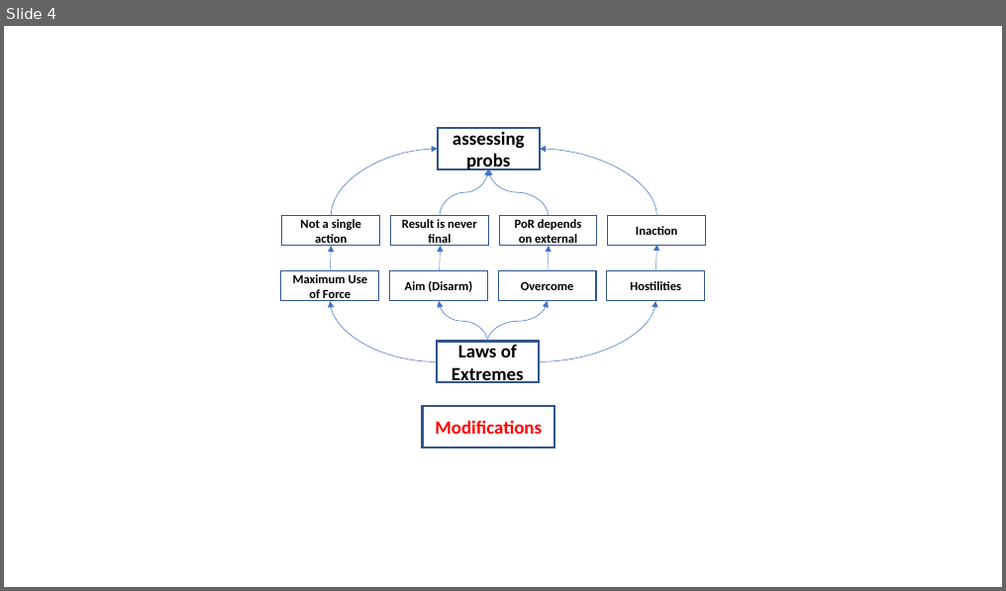
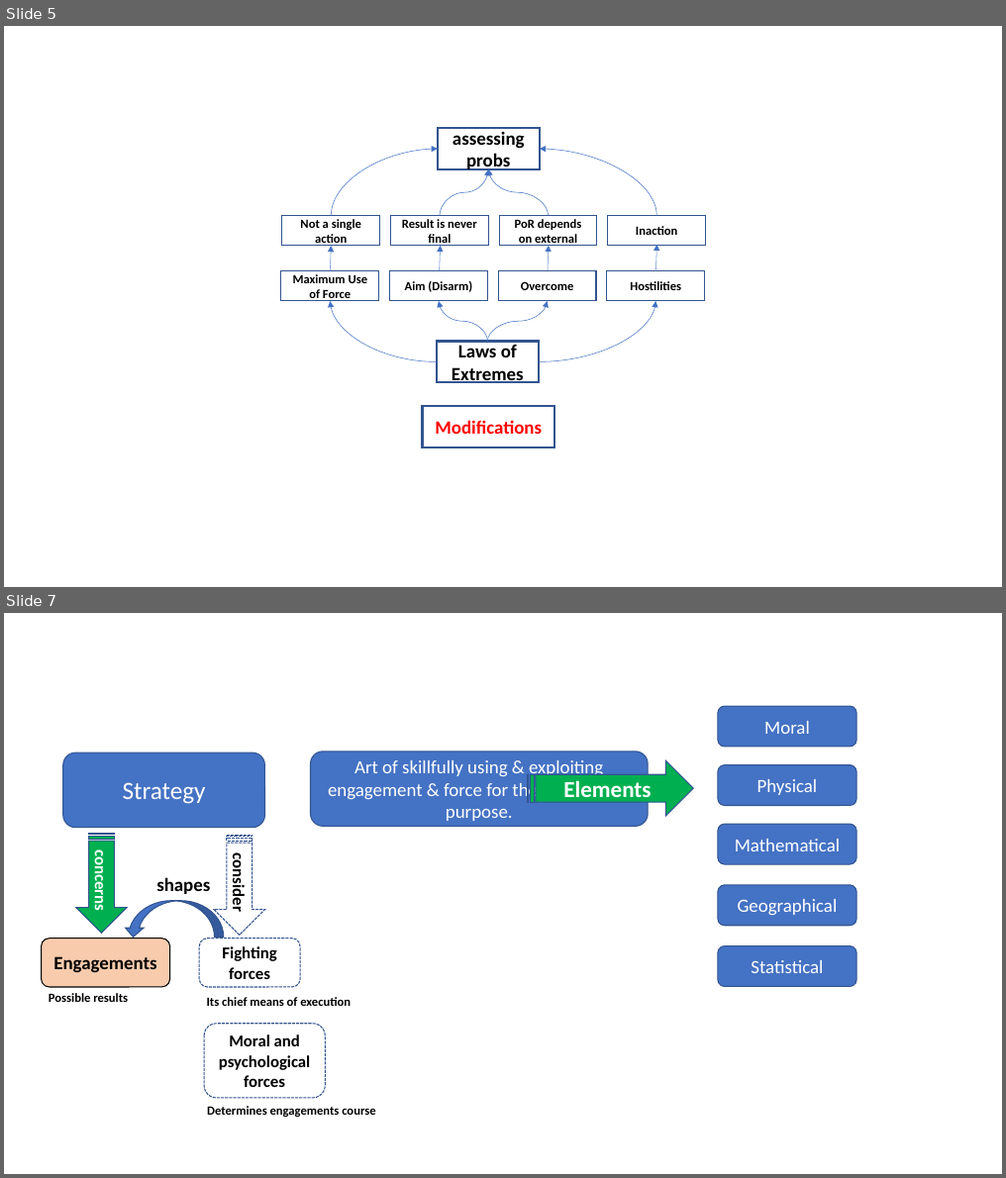
Before and after one commit to GurkanGitHub/PhD, a slide deck: onWar.pptx. Shown one above the other, each under a label of ours: slide 4 before the commit, slides 5 and 7 after it; the slides between them are not shown. The pictures are 1006x591 and 1006x1178 pixels, drawn with LibreOffice and Linux fonts; fonts in the diff are those of the drawing. Boxes give left, top, right and bottom in pixels: in the first picture for what was removed or moved away, otherwise in the second. Text is boxed around its words. In the diff, an @@ line names an element or a change of style, - is before the commit and + after.

```diff
--- a/onWar.pptx
+++ b/onWar.pptx
@@ slide 7 added at bbox=[4, 613, 1002, 1174], background #FFFFFF @@
@@ rounded rectangle added at bbox=[718, 706, 857, 747], fill #4472C4, outline #325491 1 pt, 18 pt, text #FFFFFF @@
+Moral
@@ rounded rectangle added at bbox=[63, 753, 265, 828], fill #4472C4, outline #325491 1 pt, 24 pt, text #FFFFFF @@
+Strategy
@@ rounded rectangle added at bbox=[310, 752, 648, 827], fill #4472C4, outline #325491 1 pt, 18 pt, text #FFFFFF @@
+Art of skillfully using & exploiting engagement & force for the larger (war) purpose.
@@ striped right arrow added at bbox=[528, 761, 693, 817], fill #00B050, outline #325491 1 pt, 22 pt, text #FFFFFF, bold @@
+Elements
@@ rounded rectangle added at bbox=[718, 765, 857, 805], fill #4472C4, outline #325491 1 pt, 18 pt, text #FFFFFF @@
+Physical
@@ striped right arrow added at bbox=[76, 833, 127, 934], fill #00B050, outline #325491 1 pt, 16 pt, text #FFFFFF, bold @@
+concerns
@@ striped right arrow added at bbox=[214, 836, 265, 936], outline #325491 1 pt dashed, 16 pt, text #000000, bold @@
+consider
@@ rounded rectangle added at bbox=[718, 824, 857, 864], fill #4472C4, outline #325491 1 pt, 18 pt, text #FFFFFF @@
+Mathematical
@@ text added at bbox=[156, 877, 210, 894], 18 pt, text #000000, bold @@
+shapes
@@ curved left arrow added at bbox=[125, 900, 224, 937], fill #4472C4, outline #325491 1 pt @@
@@ rounded rectangle added at bbox=[718, 885, 857, 926], fill #4472C4, outline #325491 1 pt, 18 pt, text #FFFFFF @@
+Geographical
@@ rounded rectangle added at bbox=[42, 939, 170, 987], fill #F8CBAD, outline #000000 1 pt, 18 pt, text #000000, bold @@
+Engagements
@@ rounded rectangle added at bbox=[199, 939, 300, 987], outline #325491 1 pt dashed, 16 pt, text #000000, bold @@
+Fighting
+forces
@@ rounded rectangle added at bbox=[718, 947, 857, 986], fill #4472C4, outline #325491 1 pt, 18 pt, text #FFFFFF @@
+Statistical
@@ text added at bbox=[49, 993, 128, 1002], 12 pt, text #000000, bold @@
+Possible results
@@ text added at bbox=[207, 997, 350, 1006], 12 pt, text #000000, bold @@
+Its chief means of execution
@@ rounded rectangle added at bbox=[204, 1024, 325, 1098], outline #325491 1 pt dashed, 16 pt, text #000000, bold @@
+Moral and psychological forces
@@ text added at bbox=[207, 1106, 375, 1117], 12 pt, text #000000, bold @@
+Determines engagements course
@@ what was slide 4 is now slide 5 @@
```
Also in this commit, not shown: 3 other slides added, 2 other files.
